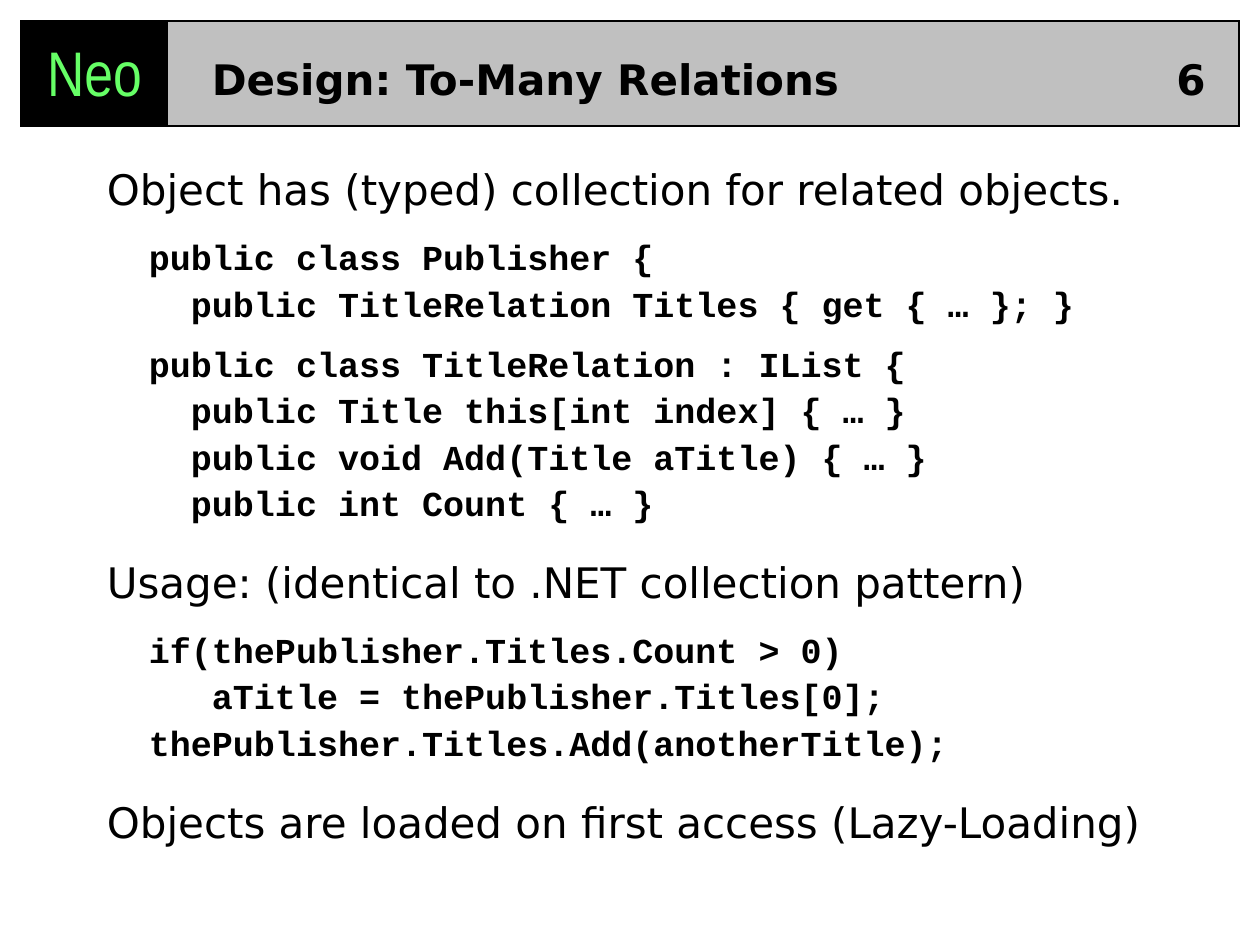
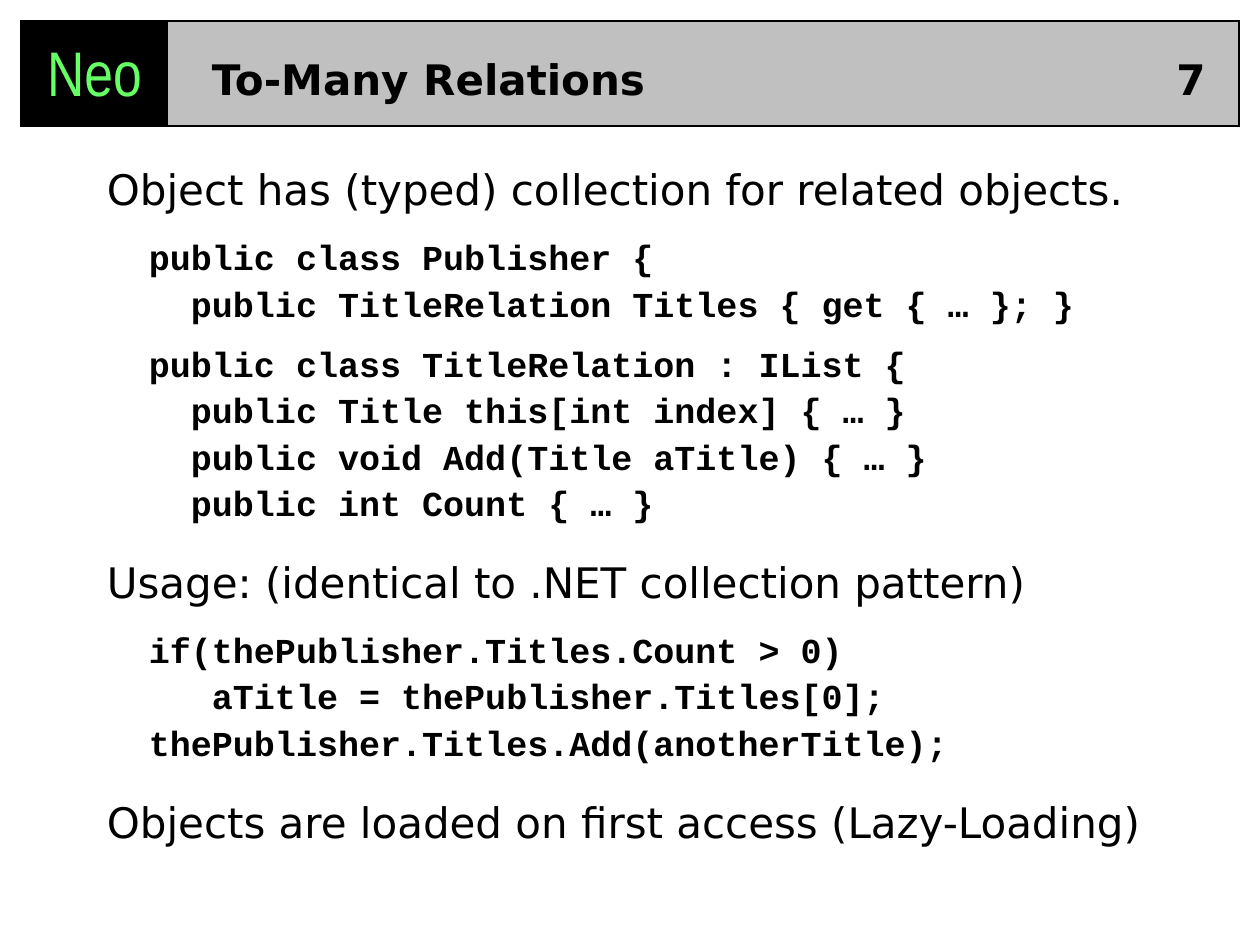
Before and after one commit to codehaus/neo, a slide deck: slide 7 of neo/docs/Neo_DesignGoals.ppt (slide 6 before the commit). Drawn at 1260x945 pixels with LibreOffice and Linux fonts; fonts in the diff are those of the drawing. Boxes give left, top, right and bottom in pixels: in the first picture for what was removed or moved away, otherwise in the second. Text is boxed around its words. In the diff, an @@ line names an element or a change of style, - is before the commit and + after.

```diff
--- a/neo/docs/Neo_DesignGoals.ppt
+++ b/neo/docs/Neo_DesignGoals.ppt
@@ title at [212, 63, 645, 104]: text changed @@
-Design: To-Many Relations
+To-Many Relations
@@ page number at [1176, 64, 1205, 95]: text changed @@
-6
+7
```
Also in this commit, not shown: 12 other slides changed, 1 slide added, 5 other files.
